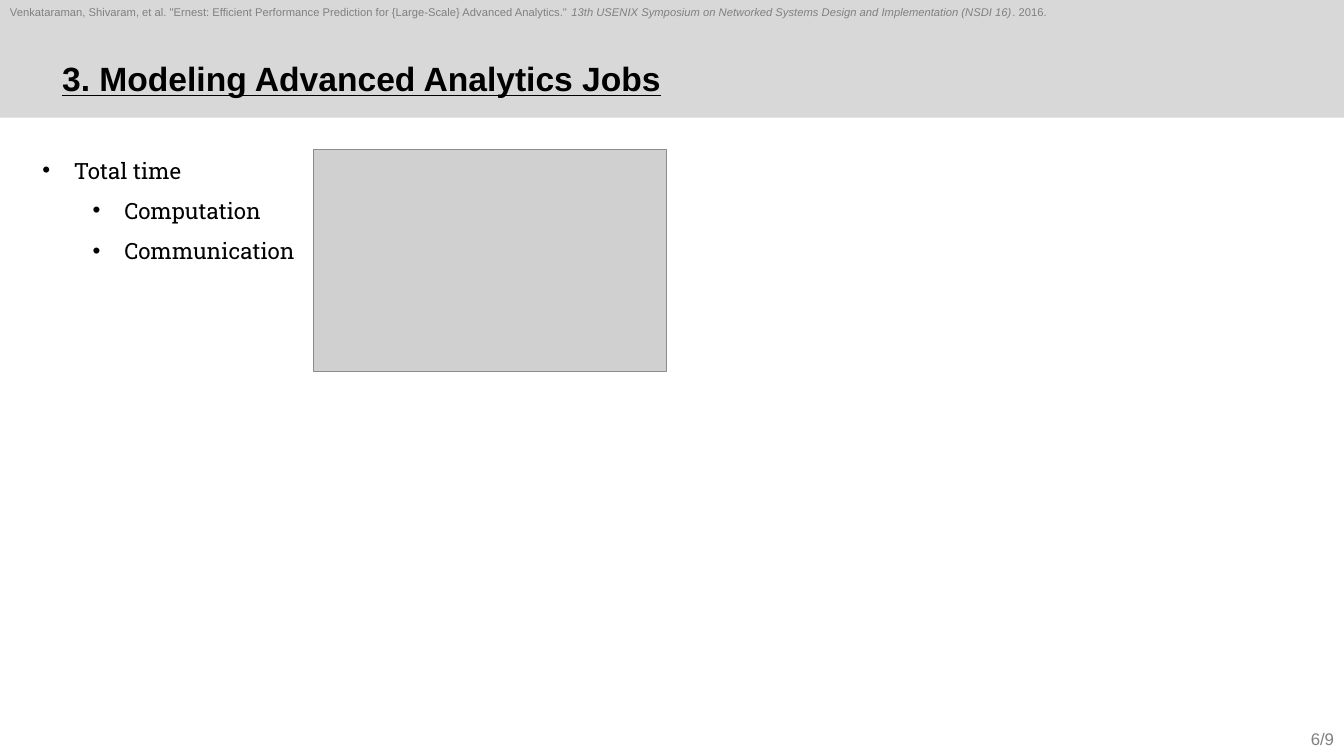
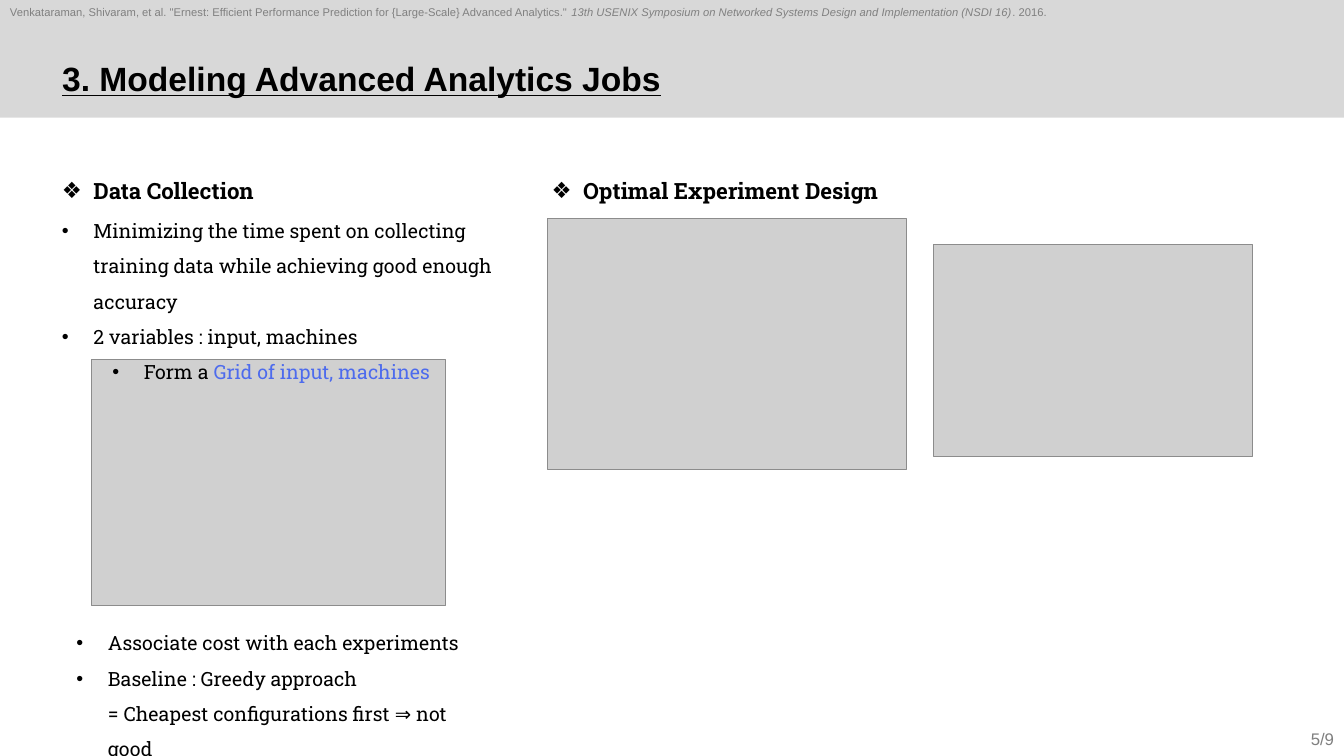
Before and after one commit to sohee98/2022-2nd-Course, a slide deck: slide 5 of Cloud Computing/Paper review/3. Ernest/22.11.22_Ernest_SoheeKim.pptx (slide 6 before the commit). Drawn at 1344x756 pixels with LibreOffice and Linux fonts; fonts in the diff are those of the drawing; grey boxes stand for pictures. Boxes give left, top, right and bottom in pixels: in the first picture for what was removed or moved away, otherwise in the second. Text is boxed around its words. In the diff, an @@ line names an element or a change of style, - is before the commit and + after.

```diff
--- a/Cloud Computing/Paper review/3. Ernest/22.11.22_Ernest_SoheeKim.pptx
+++ b/Cloud Computing/Paper review/3. Ernest/22.11.22_Ernest_SoheeKim.pptx
@@ text removed at [74, 162, 294, 260] @@
-• Total time
-  • Computation
-  • Communication
@@ picture removed at [314, 150, 666, 372] @@
@@ text added at [93, 182, 254, 200], 16 pt, text #000000, bold @@
+❖ Data Collection
@@ text added at [583, 182, 878, 204], 16 pt, text #000000, bold @@
+❖ Optimal Experiment Design
@@ text added at [93, 223, 491, 383], 14 pt, text #000000 @@
+• Minimizing the time spent on collecting training data while achieving good enough accuracy
+• 2 variables : input, machines
+  • Form a Grid of input, machines
@@ picture added at [547, 219, 906, 470] @@
@@ picture added at [934, 245, 1252, 457] @@
@@ picture added at [92, 359, 447, 605] @@
@@ text added at [108, 635, 458, 725], 14 pt, text #000000 @@
+• Associate cost with each experiments
+• Baseline : Greedy approach
+  = Cheapest configurations first ⇒ not good
```
Also in this commit, not shown: 3 other slides changed, 6 slides removed.
